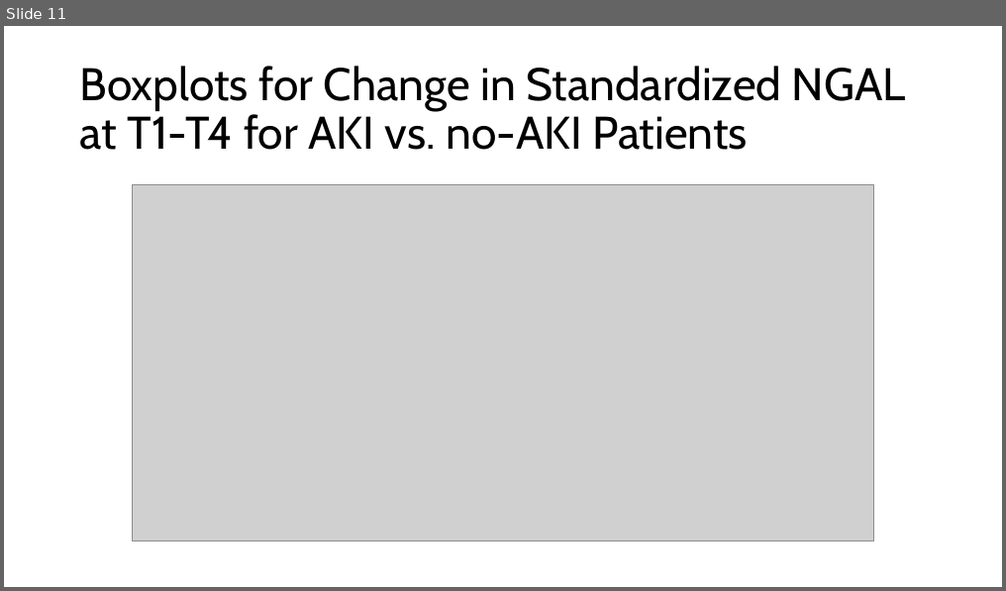
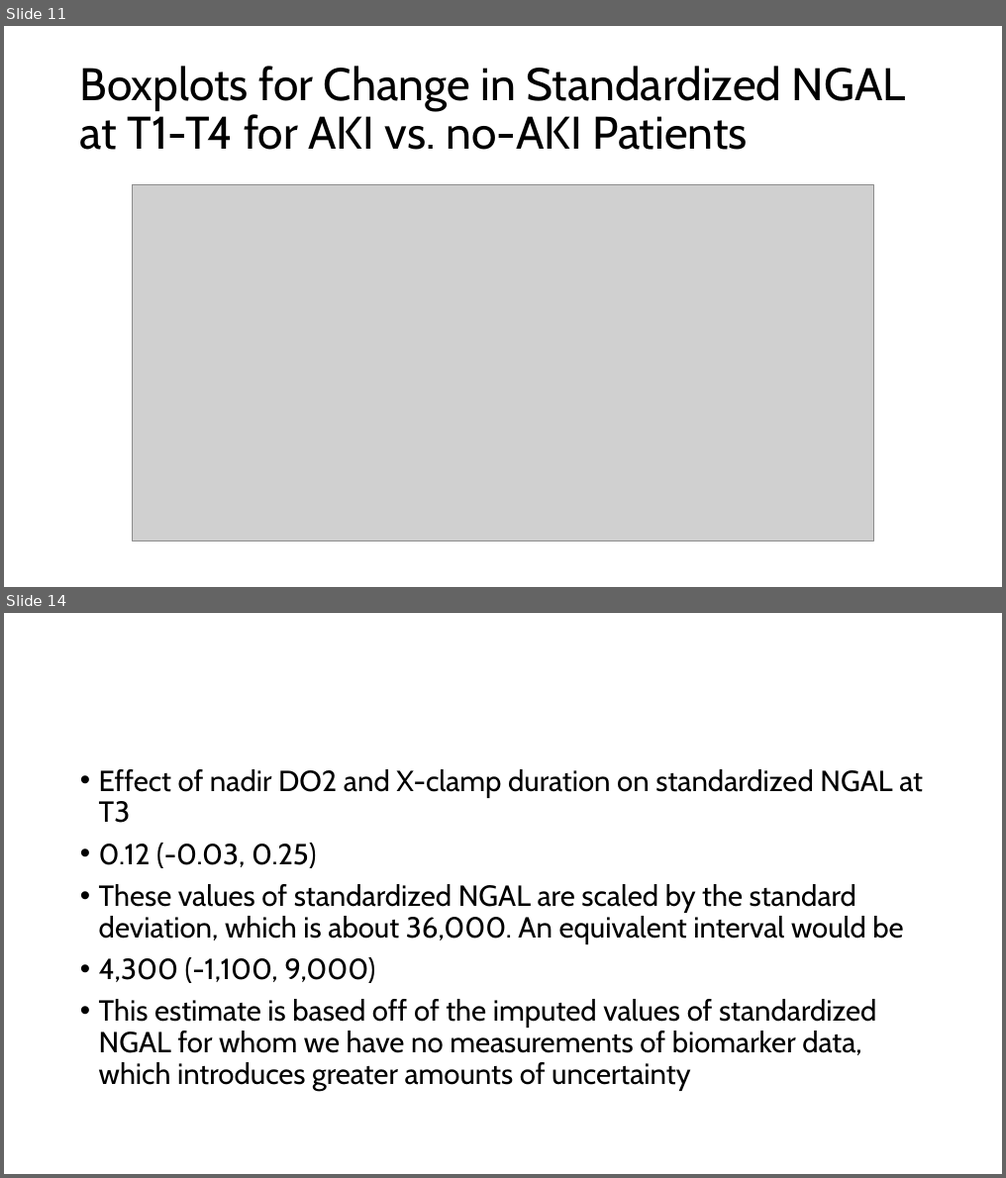
Before and after one commit to jacobmchen/imputation_pipeline, a slide deck: exploratory_analysis/plots/compare_plots.pptx. Shown one above the other, each under a label of ours: slide 11 before the commit, slides 11 and 14 after it; the slides between them are not shown. The pictures are 1006x591 and 1006x1178 pixels, drawn with LibreOffice and Linux fonts; fonts in the diff are those of the drawing; grey boxes stand for pictures. Boxes give left, top, right and bottom in pixels: in the first picture for what was removed or moved away, otherwise in the second. Text is boxed around its words. In the diff, an @@ line names an element or a change of style, - is before the commit and + after.

Commit message:
NGAL line plots and update imputation pipeline analysis

```diff
--- a/exploratory_analysis/plots/compare_plots.pptx
+++ b/exploratory_analysis/plots/compare_plots.pptx
@@ slide 14 added at [4, 613, 1002, 1174], background #FFFFFF @@
@@ text added at [99, 769, 923, 1091], 28 pt, text #000000 @@
+• Effect of nadir DO2 and X-clamp duration on standardized NGAL at T3
+• 0.12 (-0.03, 0.25)
+• These values of standardized NGAL are scaled by the standard deviation, which is about 36,000. An equivalent interval would be
+• 4,300 (-1,100, 9,000)
+• This estimate is based off of the imputed values of standardized NGAL for whom we have no measurements of biomarker data, which introduces greater amounts of uncertainty
```
Also in this commit, not shown: 2 other slides added, 9 other files.
